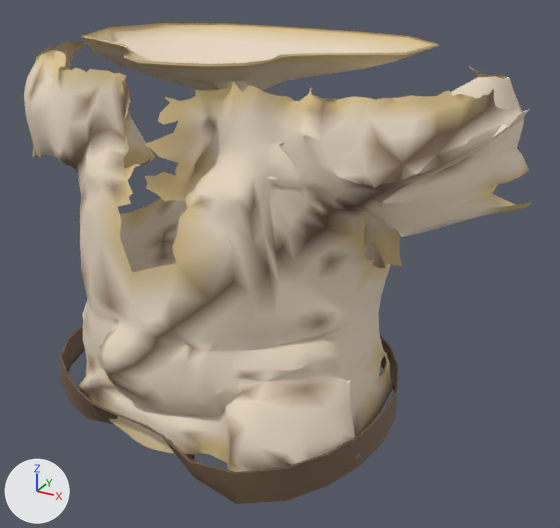
Before and after pictures for a commit that changed the glTF model assets_src/armor/kargan_2/leather_b_chest.glb.
Camera for both pictures: a 50 mm lens placed at (0.785, -1.246, 1.894), pointed at (0.103, -0.007, 1.274). Every picture has the same lights, and +X, +Y and +Z are marked at lower left. The first picture is the older version. Vertices at exactly the same position are counted once.

The first picture shows 'leather_b_chest'.
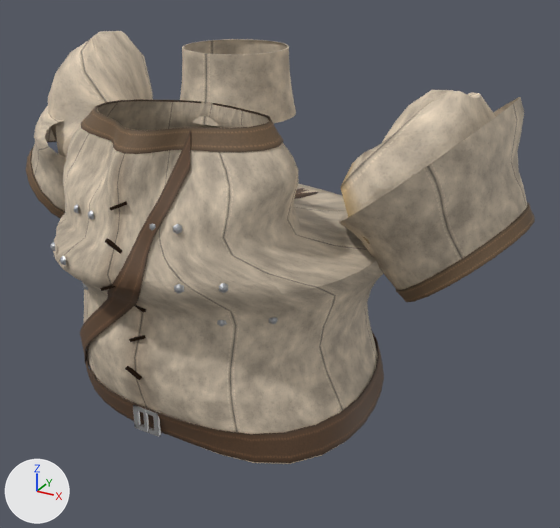
What differs and where, as boxes (x1, y1, x2, y2) in the pictures (560 x 528 px):
'leather_b_chest', surface changed, reshaped (10% shorter)
    before: (24, 23, 531, 504)
    after: (26, 31, 535, 464)
part 1 of me_leather_b_chest, added
    after: (143, 410, 149, 432)
part 2 of me_leather_b_chest, rebuilt (35% narrower, 16% shorter)
    before: (24, 40, 531, 472)
    after: (53, 101, 383, 464)
part 3 of me_leather_b_chest, rebuilt (mostly hidden before)
    before: (363, 77, 524, 247)
    after: (340, 90, 496, 244)
part 4 of me_leather_b_chest, rebuilt
    before: (60, 324, 398, 504)
    after: (86, 330, 384, 463)
part 5 of me_leather_b_chest, reshaped
    before: (81, 23, 439, 92)
    after: (26, 31, 535, 437)

Diff of the bpy script that builds the scene:
```diff
--- a/assets_src/armor/kargan_2/leather_b_chest.glb.py
+++ b/assets_src/armor/kargan_2/leather_b_chest.glb.py
@@ mat_leather @@
 mat_leather = bpy.data.materials.new('leather')
-# nodes: BsdfPrincipled, OutputMaterial, VertexColor
+# nodes: BsdfPrincipled, Mix, NormalMap, OutputMaterial, SeparateColor, TexImage x3, VertexColor
+# uses the picture img_leather_c_png
+# uses the picture img_leather_n_png
+# uses the picture img_leather_orm_png
@@ mat_strap @@
+mat_strap = bpy.data.materials.new('strap')
+# uses the picture img_strap_c_png
+# uses the picture img_strap_n_png
+# uses the picture img_strap_orm_png
@@ mat_iron @@
+mat_iron = bpy.data.materials.new('iron')
+mat_iron.use_nodes = True; mat_iron.node_tree.nodes.clear()
+_N = mat_iron.node_tree.nodes; _L = mat_iron.node_tree.links
+n0 = _N.new('ShaderNodeBsdfPrincipled'); n0.name = 'Principled BSDF'
+n0.inputs[1].default_value = 1.0  # 'Metallic'
+n0.inputs[2].default_value = 0.48  # 'Roughness'
+n1 = _N.new('ShaderNodeOutputMaterial'); n1.name = 'Material Output'
+n2 = _N.new('ShaderNodeVertexColor'); n2.name = 'Color Attribute'
+_L.new(n0.outputs[0], n1.inputs[0])  # 'BSDF' to 'Surface'
+_L.new(n2.outputs[0], n0.inputs[0])  # 'Color' to 'Base Color'
@@ me_leather_b_chest @@
-me_leather_b_chest.from_pydata(...)  # 2299 vertices, 3959 faces; spans x -0.547..0.563, y -0.39..0.338, z 0.999..1.683
+me_leather_b_chest.from_pydata(...)  # 2694 vertices, 4688 faces; spans x -0.561..0.565, y -0.394..0.306, z 1.027..1.685
+# me_leather_b_chest part 1: a new loose piece, a box spanning x -0.0039..0.0021, y -0.3272..-0.3212, z 1.0386..1.0839, in mat_iron
+# me_leather_b_chest part 2: the loose piece of 1858 vertices spanning x -0.547..0.563, y -0.343..0.246, z 1.001..1.667 is rebuilt with 720 vertices and now spans x -0.326..0.332, y -0.389..0.295, z 1.027..1.599
+# me_leather_b_chest part 3: the loose piece of 161 vertices spanning x 0.226..0.524, y -0.12..0.236, z 1.358..1.669 is rebuilt with 199 vertices and now spans x 0.249..0.491, y -0.114..0.229, z 1.369..1.64
+# me_leather_b_chest part 4: the loose piece of 140 vertices spanning x -0.361..0.374, y -0.39..0.262, z 0.999..1.069 is rebuilt with 180 vertices and now spans x -0.305..0.338, y -0.326..0.235, z 1.033..1.09, in mat_strap
+# me_leather_b_chest part 5: 140 vertices removed from x -0.417..0.314, y -0.194..0.338, z 1.572..1.683; 1587 vertices added at x -0.561..0.565, y -0.394..0.306, z 1.036..1.685
 me_leather_b_chest.materials.append(mat_leather)
+me_leather_b_chest.materials.append(mat_iron)
+me_leather_b_chest.materials.append(mat_strap)
```
